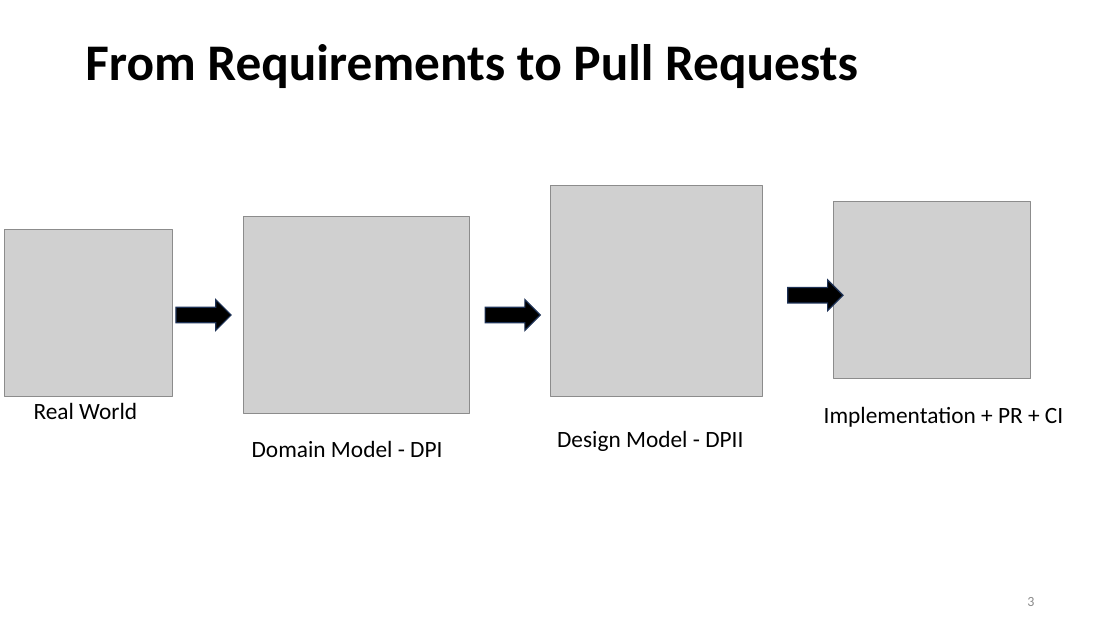
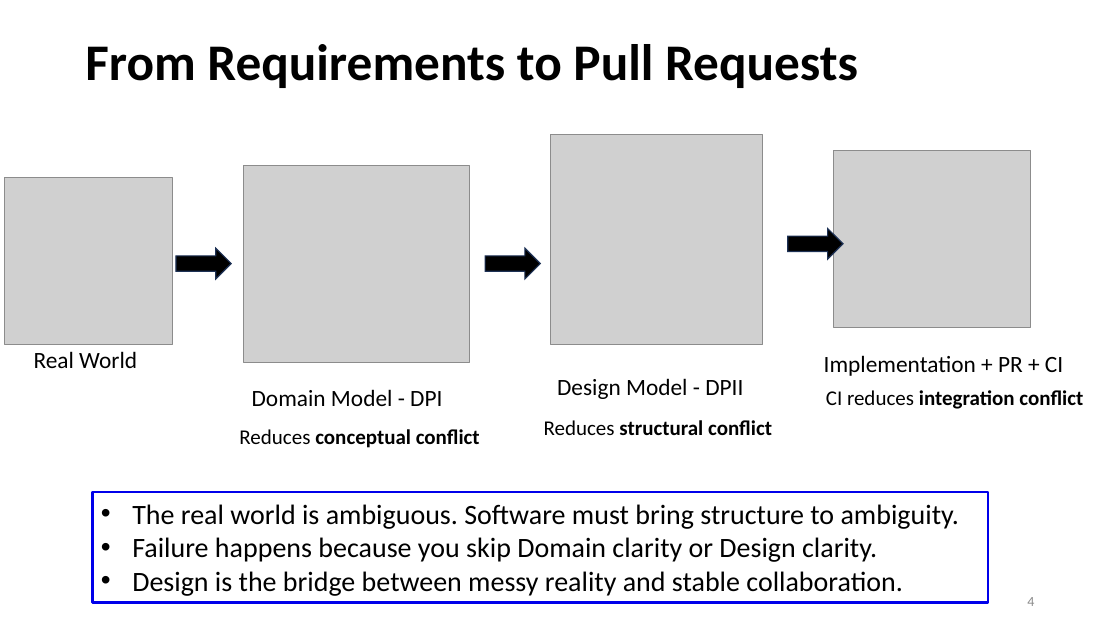
Before and after one commit to johnxu21/johnxu21.github.io, a slide deck: slide 4 of teaching/CS472/Timetable/OOD-V2.pptx (slide 3 before the commit). Drawn at 1120x630 pixels with LibreOffice and Linux fonts; fonts in the diff are those of the drawing; grey boxes stand for pictures; background and template pictures are left out. Boxes give left, top, right and bottom in pixels: in the first picture for what was removed or moved away, otherwise in the second. Text is boxed around its words. In the diff, an @@ line names an element or a change of style, - is before the commit and + after.

```diff
--- a/teaching/CS472/Timetable/OOD-V2.pptx
+++ b/teaching/CS472/Timetable/OOD-V2.pptx
@@ 4 pictures, 4 texts, 3 right arrows moved together from (x1=5, y1=186, x2=1063, y2=457) to (x1=5, y1=134, x2=1063, y2=406) @@
@@ text added at (x1=826, y1=390, x2=1083, y2=409), 18 pt, text #000000, bold @@
+CI reduces integration conflict
@@ text added at (x1=239, y1=429, x2=480, y2=448), 18 pt, text #000000, bold @@
+Reduces conceptual conflict
@@ text added at (x1=544, y1=420, x2=772, y2=435), 18 pt, text #000000, bold @@
+Reduces structural conflict
@@ rectangle added at (x1=92, y1=492, x2=988, y2=602), outline #0000EA 2.25 pt, 24 pt, text #000000 @@
+• The real world is ambiguous. Software must bring structure to ambiguity.
+• Failure happens because you skip Domain clarity or Design clarity.
+• Design is the bridge between messy reality and stable collaboration.
@@ page number at (x1=1027, y1=597, x2=1034, y2=606): text changed @@
-3
+4
```
Also in this commit, not shown: 6 other slides changed, 1 slide added, 1 slide removed.
